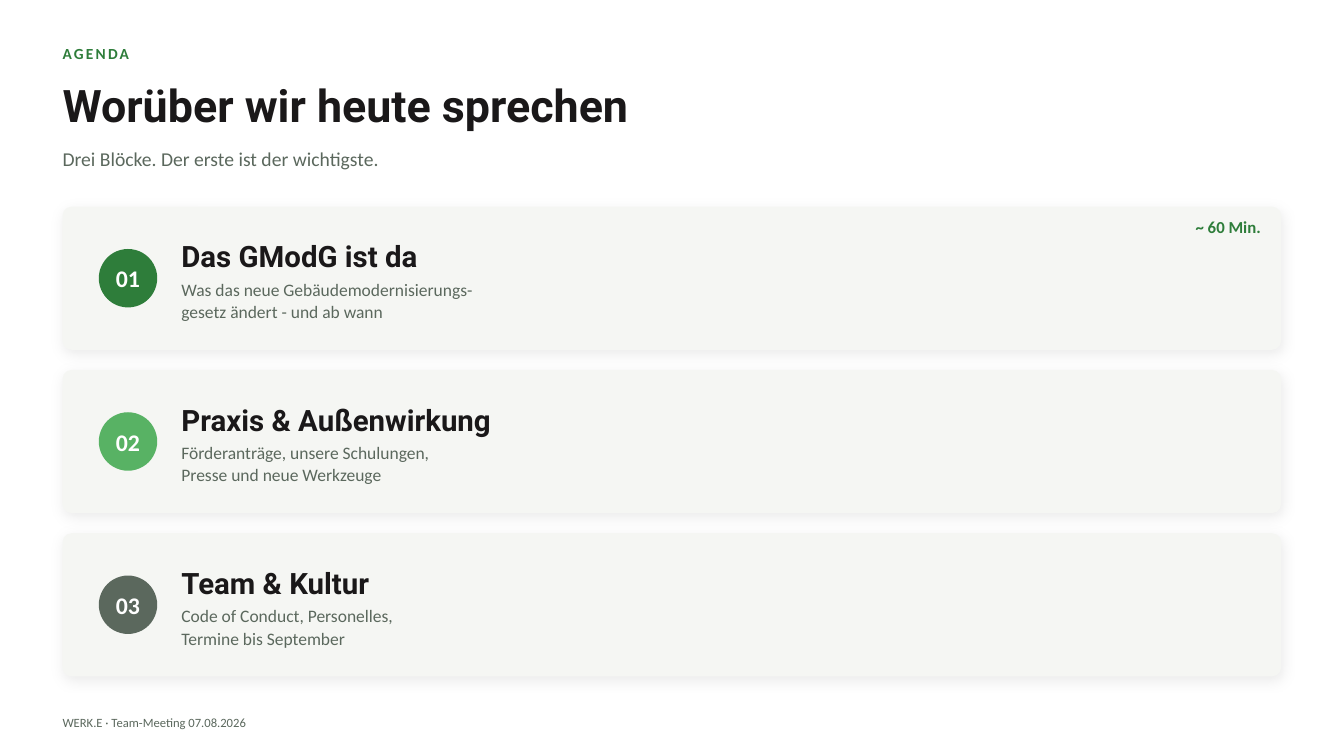
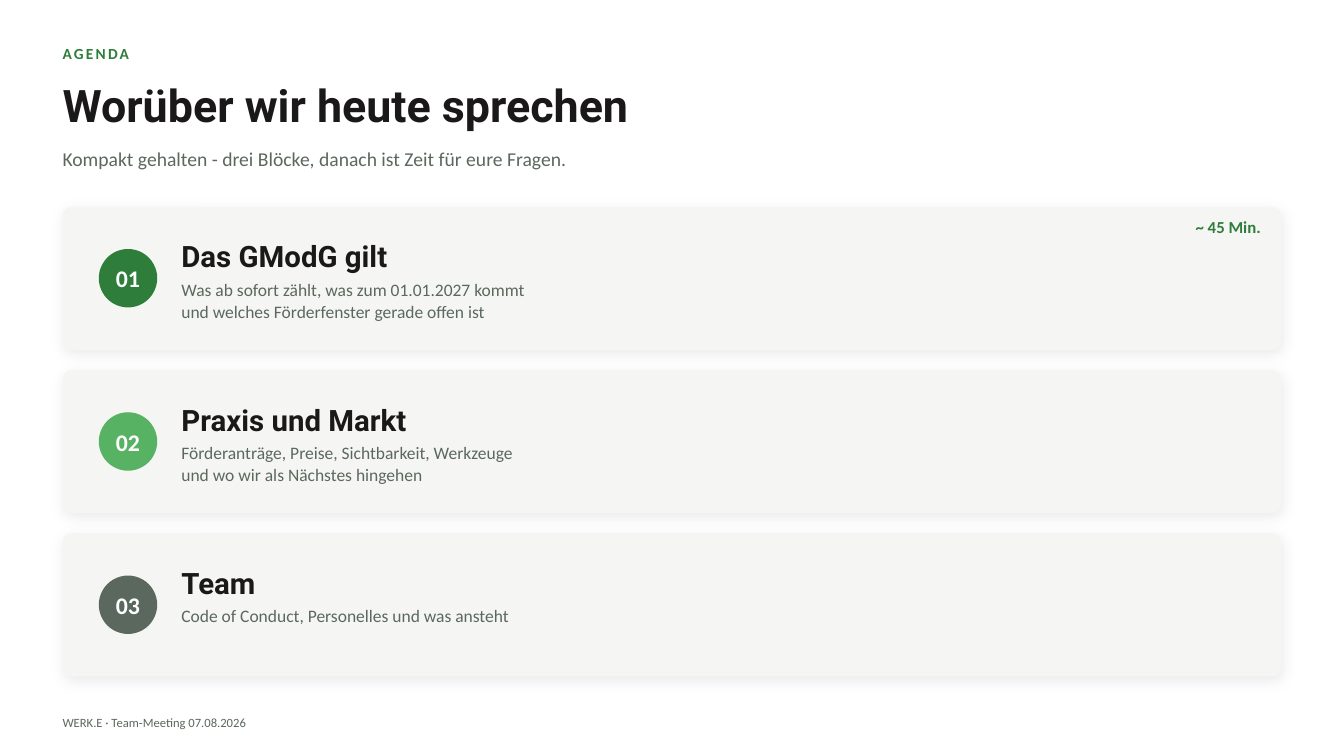
Before and after one commit to p4prg96r2f-prog/Alles, a slide deck: slide 2 of WERKE_Teammeeting_2026-08-07.pptx. Drawn at 1344x756 pixels with LibreOffice and Linux fonts; fonts in the diff are those of the drawing. Boxes give left, top, right and bottom in pixels: in the first picture for what was removed or moved away, otherwise in the second. Text is boxed around its words. In the diff, an @@ line names an element or a change of style, - is before the commit and + after.

```diff
--- a/WERKE_Teammeeting_2026-08-07.pptx
+++ b/WERKE_Teammeeting_2026-08-07.pptx
@@ text at box(63, 152, 566, 170): text changed @@
-Drei Blöcke. Der erste ist der wichtigste.
+Kompakt gehalten - drei Blöcke, danach ist Zeit für eure Fragen.
@@ text at box(1208, 221, 1261, 233): text changed @@
-~ 60 Min.
+~ 45 Min.
@@ text at box(181, 245, 387, 273): text changed @@
-Das GModG ist da
+Das GModG gilt
@@ text at box(181, 284, 524, 321): text changed @@
-Was das neue Gebäudemodernisierungs-
-gesetz ändert - und ab wann
+Was ab sofort zählt, was zum 01.01.2027 kommt
+und welches Förderfenster gerade offen ist
@@ text at box(181, 409, 406, 432): text changed @@
-Praxis & Außenwirkung
+Praxis und Markt
@@ text at box(181, 447, 513, 484): text changed @@
-Förderanträge, unsere Schulungen,
-Presse und neue Werkzeuge
+Förderanträge, Preise, Sichtbarkeit, Werkzeuge
+und wo wir als Nächstes hingehen
@@ text at box(181, 573, 255, 595): text changed @@
-Team & Kultur
+Team
@@ text at box(181, 610, 508, 624): text changed @@
-Code of Conduct, Personelles,
-Termine bis September
+Code of Conduct, Personelles und was ansteht
```
Also in this commit, not shown: 10 other slides changed, 9 slides added, 19 slides removed, 1 other file.
